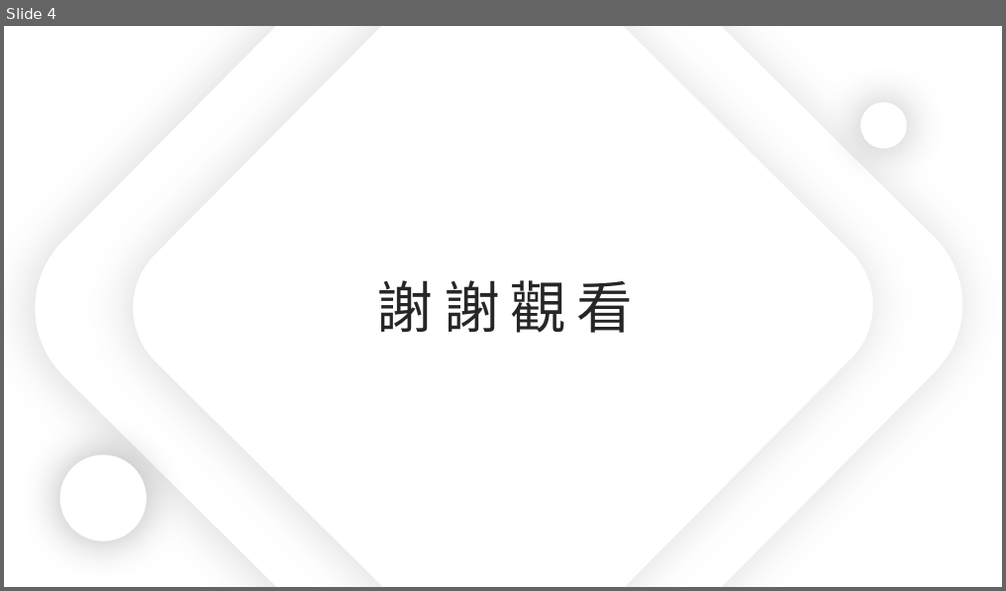
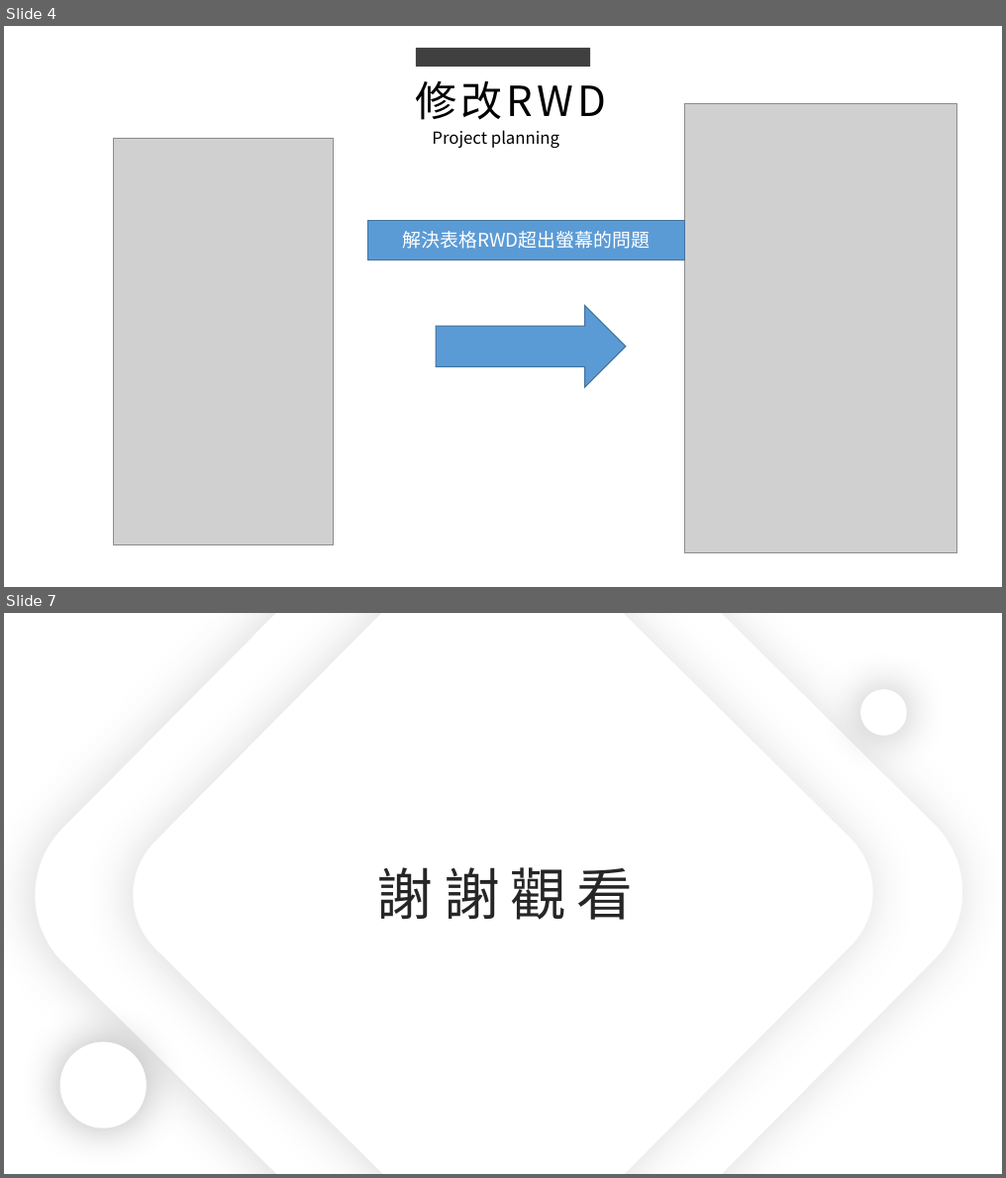
Before and after one commit to king637324/KnowledgeGreenhouseSystem, a slide deck: 工作日報_葉柏漢/2021.11/2021.11.02(加班)_2021.11.03工作日報_葉柏漢.pptx. Shown one above the other, each under a label of ours: slide 4 before the commit, slides 4 and 7 after it; the slides between them are not shown. The pictures are 1006x591 and 1006x1178 pixels, drawn with LibreOffice and Linux fonts; fonts in the diff are those of the drawing; grey boxes stand for pictures. Boxes give left, top, right and bottom in pixels: in the first picture for what was removed or moved away, otherwise in the second. Text is boxed around its words. In the diff, an @@ line names an element or a change of style, - is before the commit and + after.

```diff
--- a/工作日報_葉柏漢/2021.11/2021.11.02(加班)_2021.11.03工作日報_葉柏漢.pptx
+++ b/工作日報_葉柏漢/2021.11/2021.11.02(加班)_2021.11.03工作日報_葉柏漢.pptx
@@ slide 4 added at <box>4,26,1002,587</box>, background #FFFFFF @@
@@ rectangle added at <box>416,48,590,67</box>, fill #404040 @@
@@ text added at <box>415,80,502,120</box>, 40 pt, text #000000 @@
+修改RWD
@@ picture added at <box>684,103,956,553</box> @@
@@ picture added at <box>113,138,334,545</box> @@
@@ text added at <box>432,130,559,148</box>, 16 pt, text #000000 @@
+Project planning
@@ rectangle added at <box>368,220,684,260</box>, fill #5B9BD5, outline #43739E 1 pt, 18 pt, text #FFFFFF @@
+解決表格RWD超出螢幕的問題
@@ right arrow added at <box>436,306,626,387</box>, fill #5B9BD5, outline #43739E 1 pt @@
@@ what was slide 4 is now slide 7 @@
```
Also in this commit, not shown: 2 other slides added, 6 other files.
